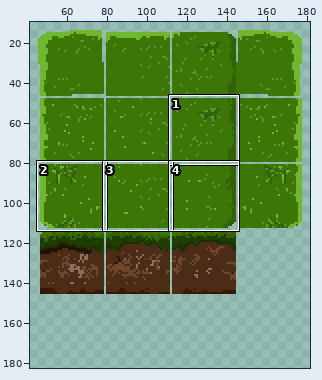
File history of a pixel-art file, Assets/Sprites/tilemap.aseprite. The first picture is a wide view before the edit; the outline marks the close-up.
Close-up. Earlier state:
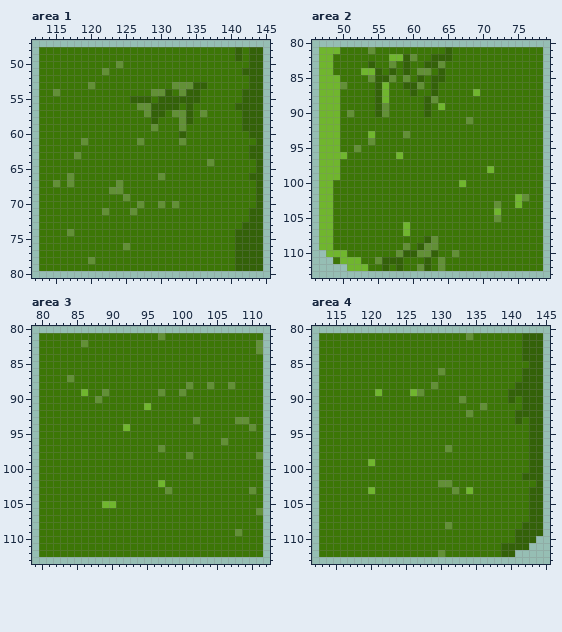
480x254 pixels, 1 frame. Shown: area 1: x 112..145, y 47..80; area 2: x 46..79, y 80..113; area 3: x 79..112, y 80..113; area 4: x 112..145, y 80..113. The wide view leaves out empty margins. The commit also changed other parts of the picture, which this record leaves out.
New version:
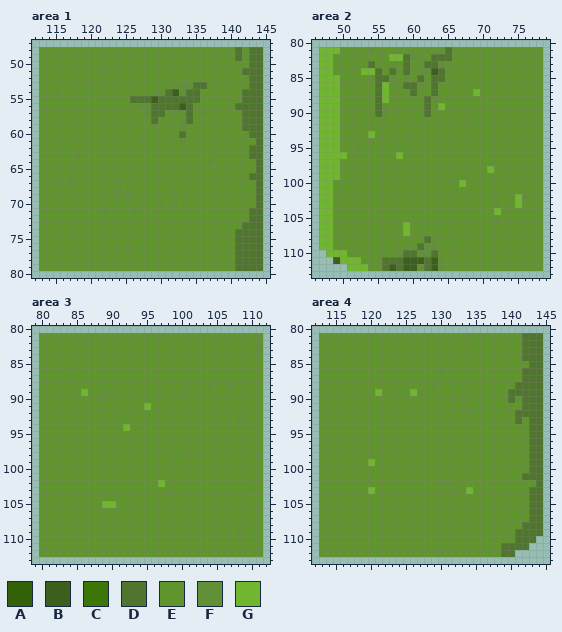
Palette (. is transparent): A #336108  B #3c5f1b  C #3c7606  D #50752e  E #60952e  F #629036  G #70b62e
Change:
Changed rows in their new state; - is an unchanged pixel.
Area 1:
first column x 113:
48 EEEEEEEEEEEEEEEEEEEEEEEEEEEEDEDD
49 EEEEEEEEEEEEEEEEEEEEEEEEEEEEDEDD
50 EEEEEEEEEEE-EEEEEEEEEEEEEEEEEEDD
51 EEEEEEEEE-EEEEEEEEEEEEEEEEEEEDDD
52 EEEEEEEEEEEEEEEEEEEEEEEEEEEEEEDD
53 EEEEEEE-EEEEEEEEEEE---DDEEEEEEDD
54 EE-EEEEEEEEEEEEE--DB-DDEEEEEEDDD
55 EEEEEEEEEEEEEDDDBDDDDDDEEEEEEDDD
56 EEEEEEEEEEEEEE--DDDDBDEEEEEEDDDD
57 EEEEEEEEEEEEEEE-DDE--DE-EEEEEDDD
58 EEEEEEEEEEEEEEEEDEEE-DEEEEEEEDDD
59 EEEEEEEEEEEEEEEE-EEE-EEEEEEEEDDD
60 EEEEEEEEEEEEEEEEEEEEDEEEEEEEEEDD
61 EEEEEE-EEEEEEE-EEEEE-EEEEEEEEEED
62 EEEEEEEEEEEEEEEEEEEEEEEEEEEEEEDD
63 EEEEE-EEEEEEEEEEEEEEEEEEEEEEEEDD
64 EEEEEEEEEEEEEEEEEEEEEEEE-EEEEEED
65 EEEEEEEEEEEEEEEEEEEEEEEEEEEEEEED
66 EEEE-EEEEEEEEEEEE-EEEEEEEEEEEEDD
67 EE-E-EEEEEE-EEEEEEEEEEEEEEEEEEED
68 EEEEEEEEEE--EEEEEEEEEEEEEEEEEEED
69 EEEEEEEEEEEE-EEEEEEEEEEEEEEEEEED
70 EEEEEEEEEEEEEE-EE-E-EEEEEEEEEEED
71 EEEEEEEEE-EEE-EEEEEEEEEEEEEEEEDD
72 EEEEEEEEEEEEEEEEEEEEEEEEEEEEEEDD
73 EEEEEEEEEEEEEEEEEEEEEEEEEEEEEDDD
74 EEEE-EEEEEEEEEEEEEEEEEEEEEEEDDDD
75 EEEEEEEEEEEEEEEEEEEEEEEEEEEEDDDD
76 EEEEEEEEEEEE-EEEEEEEEEEEEEEEDDDD
77 EEEEEEEEEEEEEEEEEEEEEEEEEEEEDDDD
78 EEEEEEE-EEEEEEEEEEEEEEEEEEEEDDDD
79 EEEEEEEEEEEEEEEEEEEEEEEEEEEEDDDD
Area 2:
first column x 49:
 81 -EEEE-EEEEEEEEEEDEEEEEEEEEEEEE
 82 EEEEEEEE--D-EEDDDEEEEEEEEEEEEE
 83 EEEEEDEE-EDEEDD-EEEEEEEEEEEEEE
 84 EEEE--DEDEDE--BDEEEEEEEEEEEEEE
 85 -EEEE-DD-E-EDEDDEEEEEEEEEEEEEE
 86 --EEEED-EEDD-EDEEEEEEEEEEEEEEE
 87 -EEEEED-EEEDEEDEEEEE-EEEEEEEEE
 88 -EEEEED-EEEEED-EEEEEEEEEEEEEEE
 89 -EEEEED-EEEEEDE-EEEEEEEEEEEEEE
 90 -E-EEED-EEEEEDEEEEEEEEEEEEEEEE
 91 -EEEEEEEEEEEEEEEEEE-EEEEEEEEEE
 92 -EEEEEEEEEEEEEEEEEEEEEEEEEEEEE
 93 -EEEE-EEEE-EEEEEEEEEEEEEEEEEEE
 94 -EEEE-EEEEEEEEEEEEEEEEEEEEEEEE
 95 -EE-EEEEEEEEEEEEEEEEEEEEEEEEEE
 96 --EEEEEEE-EEEEEEEEEEEEEEEEEEEE
 97 -EEEEEEEEEEEEEEEEEEEEEEEEEEEEE
 98 -EEEEEEEEEEEEEEEEEEEEE-EEEEEEE
 99 -EEEEEEEEEEEEEEEEEEEEEEEEEEEEE
100 EEEEEEEEEEEEEEEEEE-EEEEEEEEEEE
101 EEEEEEEEEEEEEEEEEEEEEEEEEEEEEE
102 EEEEEEEEEEEEEEEEEEEEEEEEEE--EE
103 EEEEEEEEEEEEEEEEEEEEEEE-EE-EEE
104 EEEEEEEEEEEEEEEEEEEEEEE-EEEEEE
105 EEEEEEEEEEEEEEEEEEEEEEE-EEEEEE
106 EEEEEEEEEE-EEEEEEEEEEEEEEEEEEE
107 EEEEEEEEEE-EEEEEEEEEEEEEEEEEEE
108 EEEEEEEEEEEEED-EEEEEEEEEEEEEEE
109 EEEEEEEEEE-ED--EEEEEEEEEEEEEEE
110 --EEEEEEE-DD--DEE-EEEEEEEEEEEE
111 B---EE-DDDBBBDB-EEEEEEEEEEEEEE
112 -----EEDBDBB-DB-EEEEEEEEEEEEEE
Area 3:
first column x 80:
 81 EEEEEEEEEEEEEEEEE-EEEEEEEEEEEEEE
 82 EEEEEE-EEEEEEEEEEEEEEEEEEEEEEEE-
 83 EEEEEEEEEEEEEEEEEEEEEEEEEEEEEEE-
 84 EEEEEEEEEEEEEEEEEEEEEEEEEEEEEEEE
 85 EEEEEEEEEEEEEEEEEEEEEEEEEEEEEEEE
 86 EEEEEEEEEEEEEEEEEEEEEEEEEEEEEEEE
 87 EEEE-EEEEEEEEEEEEEEEEEEEEEEEEEEE
 88 EEEEEEEEEEEEEEEEEEEEE-EE-EE-EEEE
 89 EEEEEE-EE-EEEEEEE-EE-EEEEEEEEEEE
 90 EEEEEEEE-EEEEEEEEEEEEEEEEEEEEEEE
 91 EEEEEEEEEEEEEEE-EEEEEEEEEEEEEEEE
 92 EEEEEEEEEEEEEEEEEEEEEEEEEEEEEEEE
 93 EEEEEEEEEEEEEEEEEEEEEE-EEEEE--EE
 94 EEEEEEEEEEEE-EEEEEEEEEEEEEEEEE-E
 95 EEEEEEEEEEEEEEEEEEEEEEEEEEEEEEEE
 96 EEEEEEEEEEEEEEEEEEEEEEEEEE-EEEEE
 97 EEEEEEEEEEEEEEEEE-EEEEEEEEEEEEEE
 98 EEEEEEEEEEEEEEEEEEEEE-EEEEEEEEE-
 99 EEEEEEEEEEEEEEEEEEEEEEEEEEEEEEEE
100 EEEEEEEEEEEEEEEEEEEEEEEEEEEEEEEE
101 EEEEEEEEEEEEEEEEEEEEEEEEEEEEEEEE
102 EEEEEEEEEEEEEEEEE-EEEEEEEEEEEEEE
103 EEEEEEEEEEEEEEEEEE-EEEEEEEEEEE-E
104 EEEEEEEEEEEEEEEEEEEEEEEEEEEEEEEE
105 EEEEEEEEE--EEEEEEEEEEEEEEEEEEEEE
106 EEEEEEEEEEEEEEEEEEEEEEEEEEEEEEE-
107 EEEEEEEEEEEEEEEEEEEEEEEEEEEEEEEE
108 EEEEEEEEEEEEEEEEEEEEEEEEEEEEEEEE
109 EEEEEEEEEEEEEEEEEEEEEEEEEEEE-EEE
110 EEEEEEEEEEEEEEEEEEEEEEEEEEEEEEEE
111 EEEEEEEEEEEEEEEEEEEEEEEEEEEEEEEE
112 EEEEEEEEEEEEEEEEEEEEEEEEEEEEEEEE
Area 4:
first column x 113:
 81 EEEEEEEEEEEEEEEEEEEEE-EEEEEEEDDD
 82 EEEEEEEEEEEEEEEEEEEEEEEEEEEEEDDD
 83 EEEEEEEEEEEEEEEEEEEEEEEEEEEEEDDD
 84 EEEEEEEEEEEEEEEEEEEEEEEEEEEEEDDD
 85 EEEEEEEEEEEEEEEEEEEEEEEEEEEEEEDD
 86 EEEEEEEEEEEEEEEEE-EEEEEEEEEEEDDD
 87 EEEEEEEEEEEEEEEEEEEEEEEEEEEEEDDD
 88 EEEEEEEEEEEEEEEE-EEEEEEEEEEEDDDD
 89 EEEEEEEE-EEEE--EEEEEEEEEEEEDDDDD
 90 EEEEEEEEEEEEEEEEEEEE-EEEEEEDEDDD
 91 EEEEEEEEEEEEEEEEEEEEEEE-EEEEEDDD
 92 EEEEEEEEEEEEEEEEEEEEE-EEEEEEDDDD
 93 EEEEEEEEEEEEEEEEEEEEEEEEEEEEDEDD
 94 EEEEEEEEEEEEEEEEEEEEEEEEEEEEEEDD
 95 EEEEEEEEEEEEEEEEEEEEEEEEEEEEEEDD
 96 EEEEEEEEEEEEEEEEEEEEEEEEEEEEEEDD
 97 EEEEEEEEEEEEEEEEEE-EEEEEEEEEEEDD
 98 EEEEEEEEEEEEEEEEEEEEEEEEEEEEEEDD
 99 EEEEEEE-EEEEEEEEEEEEEEEEEEEEEEDD
100 EEEEEEEEEEEEEEEEEEEEEEEEEEEEEEDD
101 EEEEEEEEEEEEEEEEEEEEEEEEEEEEEDDD
102 EEEEEEEEEEEEEEEEE--EEEEEEEEEEEED
103 EEEEEEE-EEEEEEEEEEE-E-EEEEEEEEDD
104 EEEEEEEEEEEEEEEEEEEEEEEEEEEEEEDD
105 EEEEEEEEEEEEEEEEEEEEEEEEEEEEEEDD
106 EEEEEEEEEEEEEEEEEEEEEEEEEEEEEEDD
107 EEEEEEEEEEEEEEEEEEEEEEEEEEEEEEDD
108 EEEEEEEEEEEEEEEEEE-EEEEEEEEEEDDD
109 EEEEEEEEEEEEEEEEEEEEEEEEEEEEDDDD
110 EEEEEEEEEEEEEEEEEEEEEEEEEEEEDDD-
111 EEEEEEEEEEEEEEEEEEEEEEEEEEDDDD--
112 EEEEEEEEEEEEEEEEE-EEEEEEEEDD----
Changed places in both close-ups, as pixel boxes (x1, y1, x2, y2):
changed: (39, 47, 263, 271)
changed: (333, 47, 543, 271)
changed: (39, 333, 263, 557)
changed: (319, 333, 543, 557)
